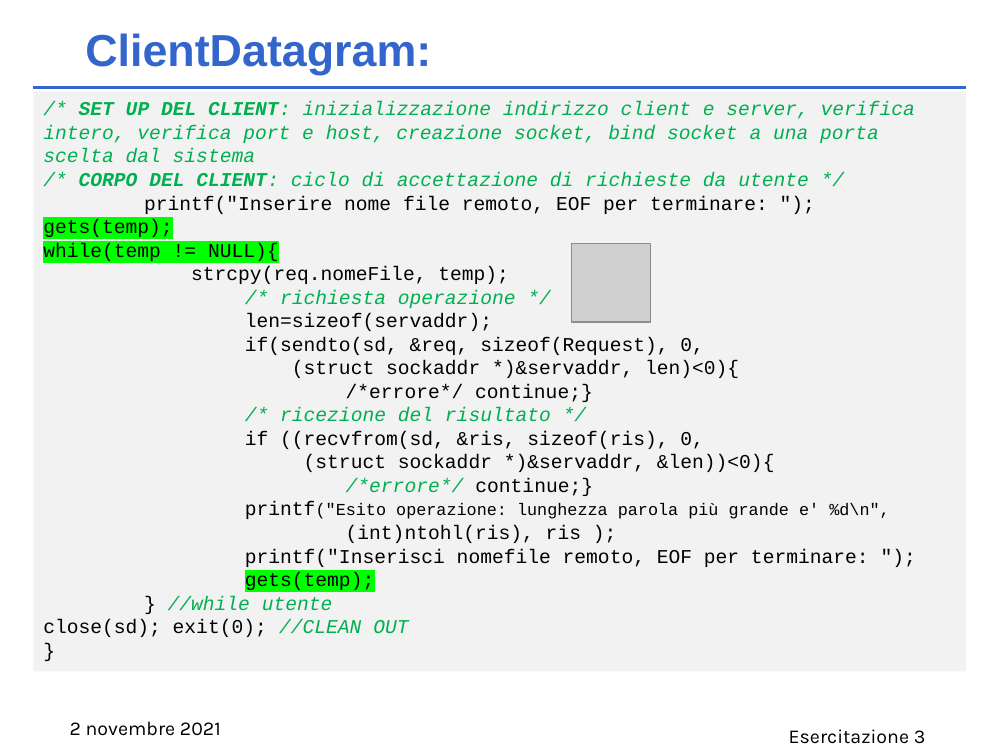
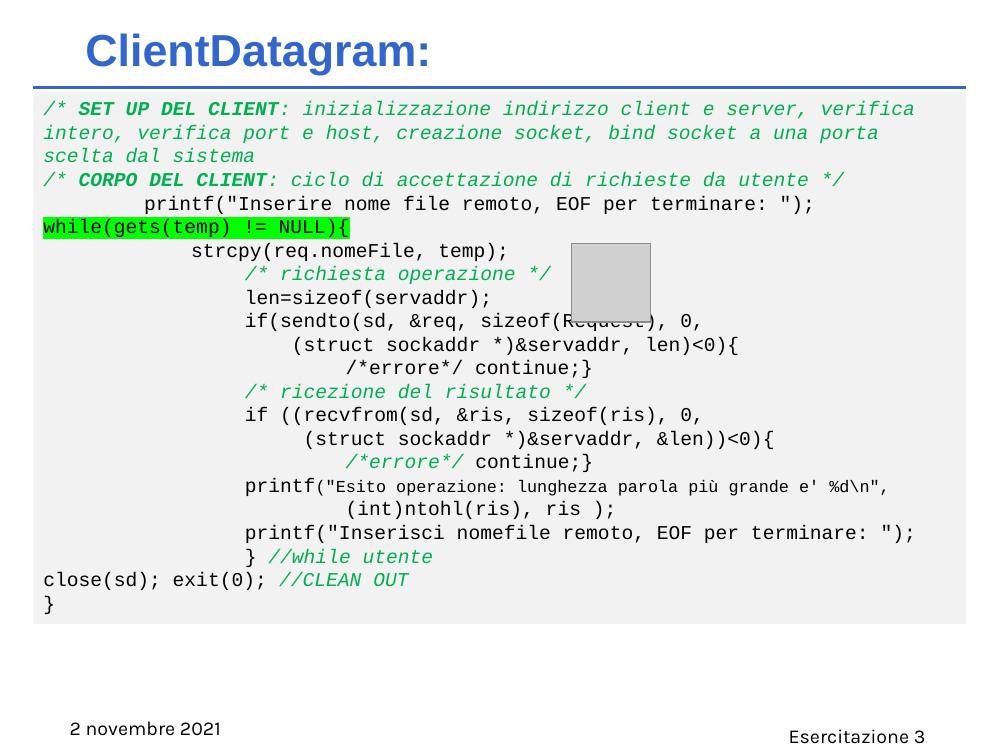
Before and after one commit to AliceTurrini/RetiCalcolatori, a slide deck: slide 3 of Es3/Presentazione_es3_2_novembre.pptx. Drawn at 1008x756 pixels with LibreOffice and Linux fonts; fonts in the diff are those of the drawing; grey boxes stand for pictures. Boxes give left, top, right and bottom in pixels: in the first picture for what was removed or moved away, otherwise in the second. Text is boxed around its words. In the diff, an @@ line names an element or a change of style, - is before the commit and + after.

```diff
--- a/Es3/Presentazione_es3_2_novembre.pptx
+++ b/Es3/Presentazione_es3_2_novembre.pptx
@@ rectangle "/* SET UP DEL CLIENT: ...": place and size @@
-rectangle "/* SET UP DEL CLIENT: ..." at (33,92,966,672)
+rectangle "/* SET UP DEL CLIENT: ..." at (33,92,966,624)
@@ text in rectangle at (43,219,350,237): text changed @@
-gets(temp);
-while(temp != NULL){
+while(gets(temp) != NULL){
@@ text in rectangle at (245,572,374,590): paragraph removed @@
-gets(temp);
```
